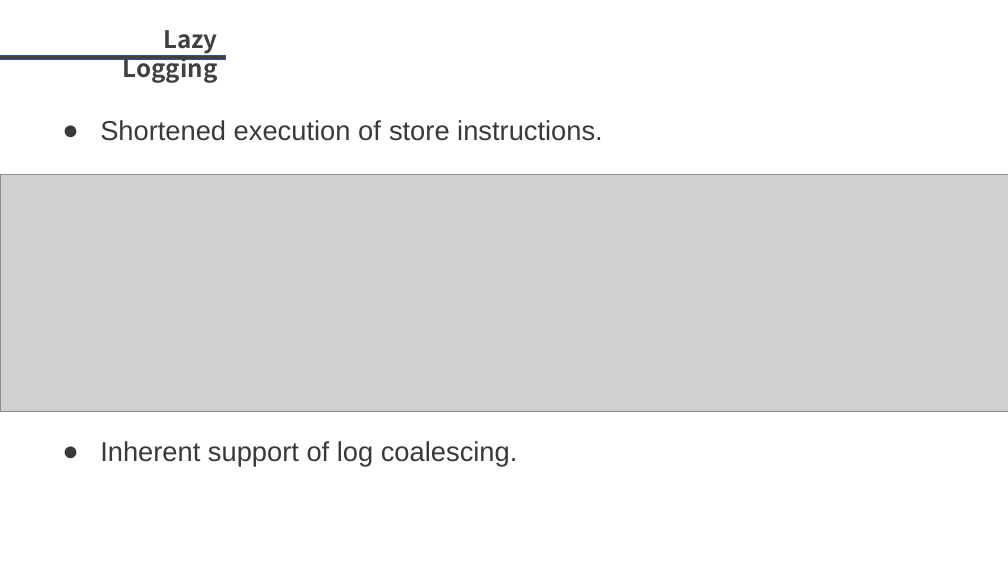
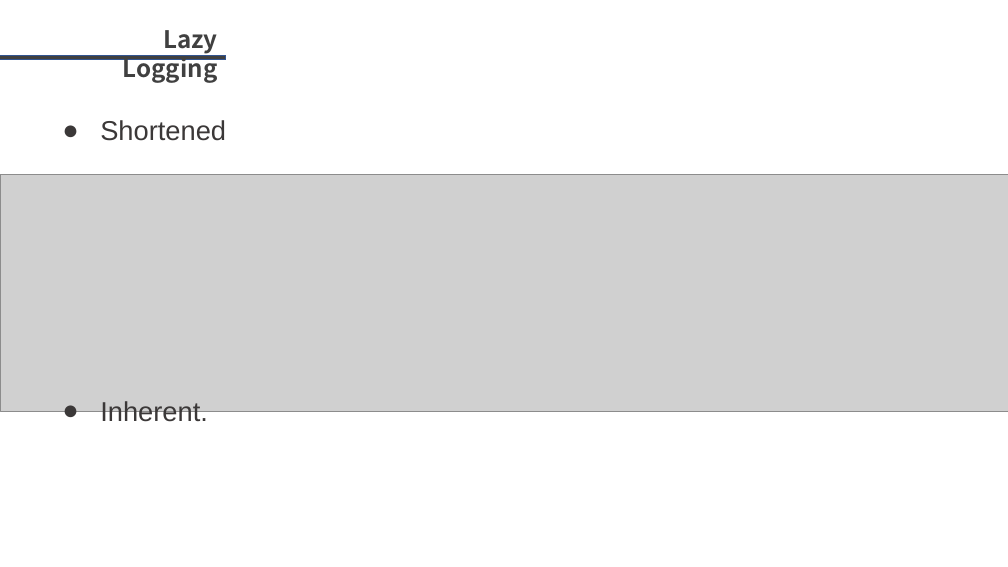
Before and after one commit to LukeLIN-web/distrubuted-ML-system, a slide deck: slide 7 of final report.pptx. Drawn at 1008x567 pixels with LibreOffice and Linux fonts; fonts in the diff are those of the drawing; grey boxes stand for pictures. Boxes give left, top, right and bottom in pixels: in the first picture for what was removed or moved away, otherwise in the second. Text is boxed around its words. In the diff, an @@ line names an element or a change of style, - is before the commit and + after.

```diff
--- a/final report.pptx
+++ b/final report.pptx
@@ text at box(100, 120, 226, 426): text changed @@
-● Shortened execution of store instructions.
-● Inherent support of log coalescing.
+● Shortened
+● Inherent.
```
Also in this commit, not shown: 1 other slide changed, 2 slides added, 3 slides removed, 4 other files.
